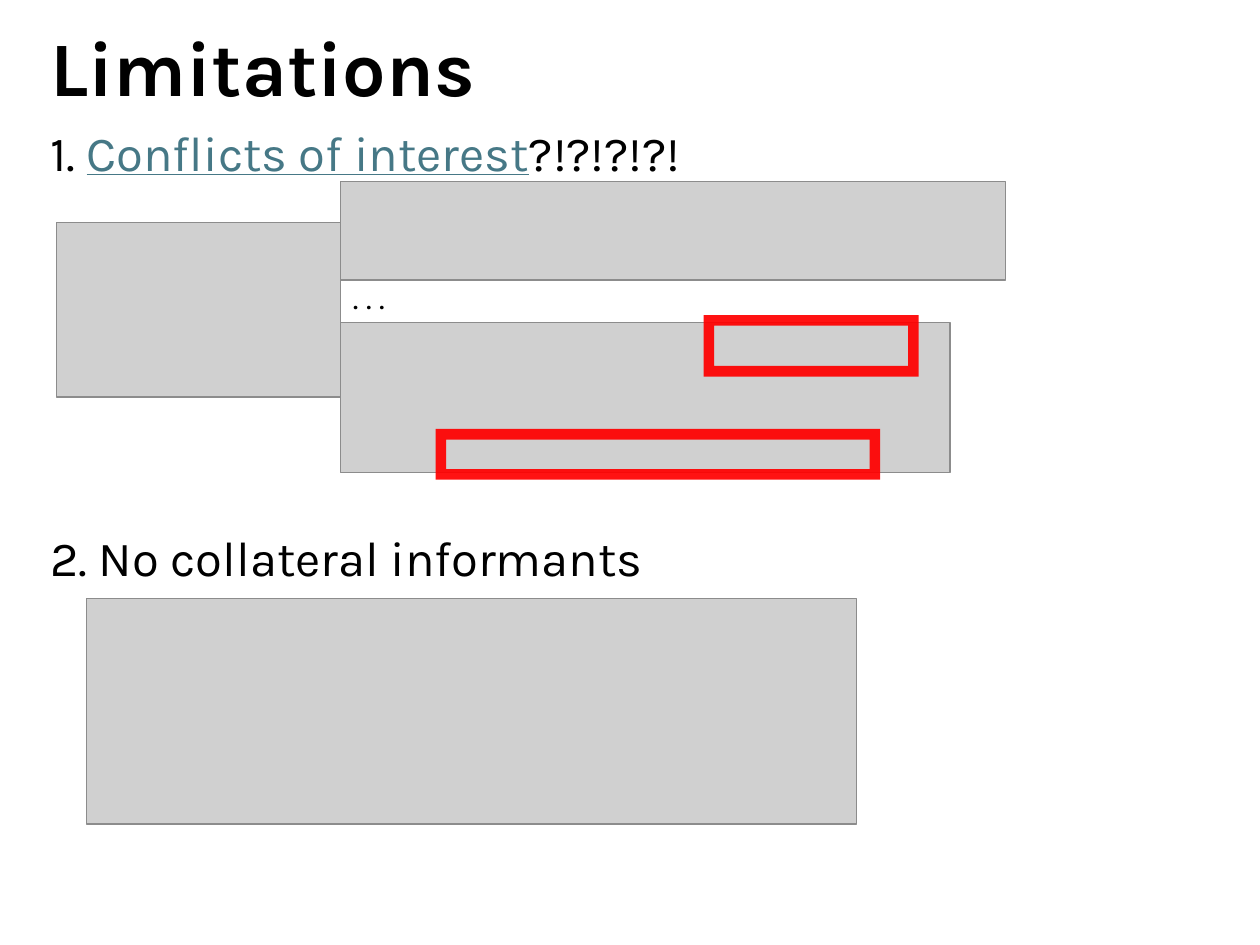
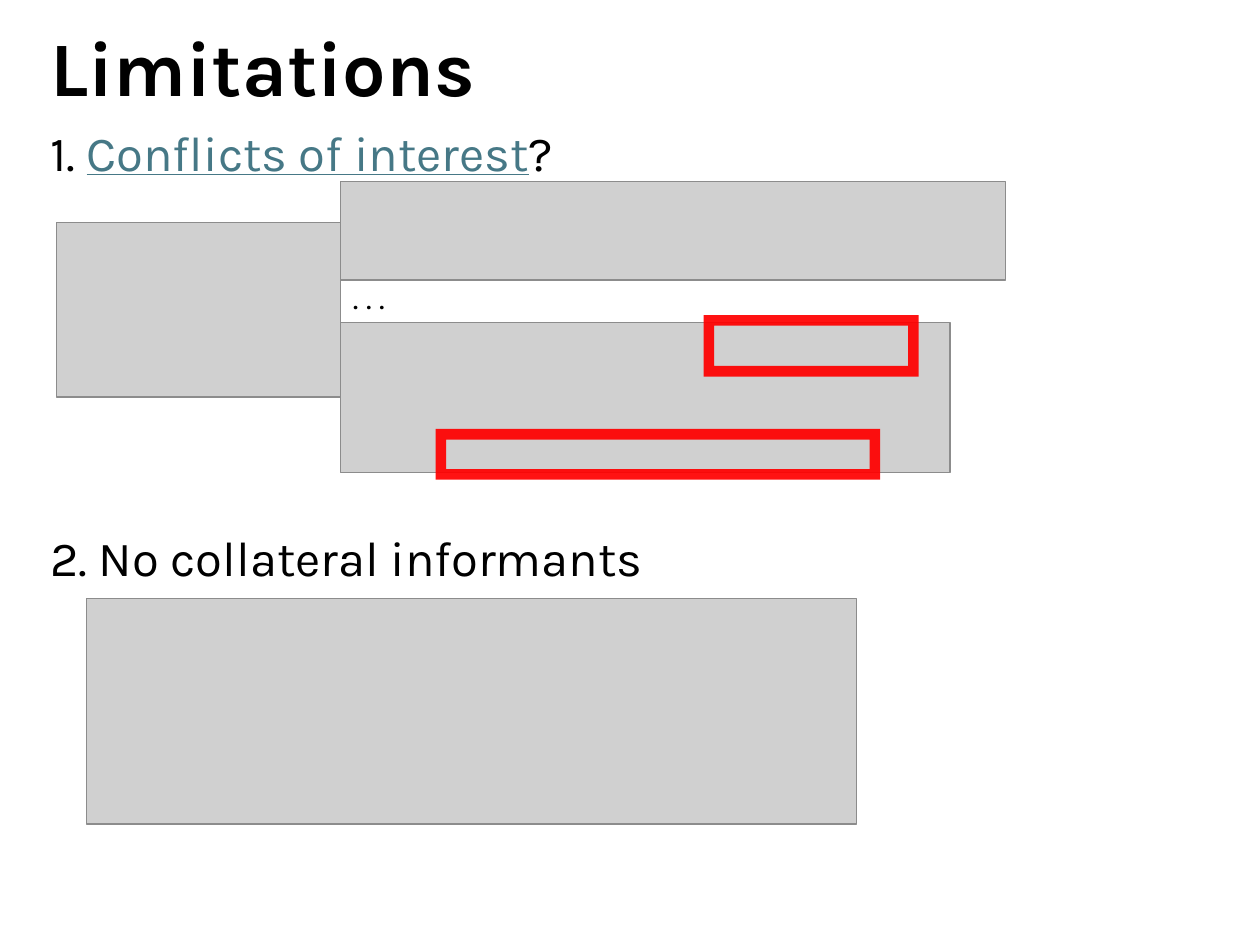
Before and after one commit to stevewhite16/stevewhite16.github.io, a slide deck: slide 14 of goal4.pptx. Drawn at 1260x945 pixels with LibreOffice and Linux fonts; fonts in the diff are those of the drawing; grey boxes stand for pictures. Boxes give left, top, right and bottom in pixels: in the first picture for what was removed or moved away, otherwise in the second. Text is boxed around its words. In the diff, an @@ line names an element or a change of style, - is before the commit and + after.

```diff
--- a/goal4.pptx
+++ b/goal4.pptx
@@ text at [50, 137, 553, 183]: text changed @@
-1. Conflicts of interest?!?!?!?!
+1. Conflicts of interest?
```
Also in this commit, not shown: 12 other slides changed, 1 slide added.
